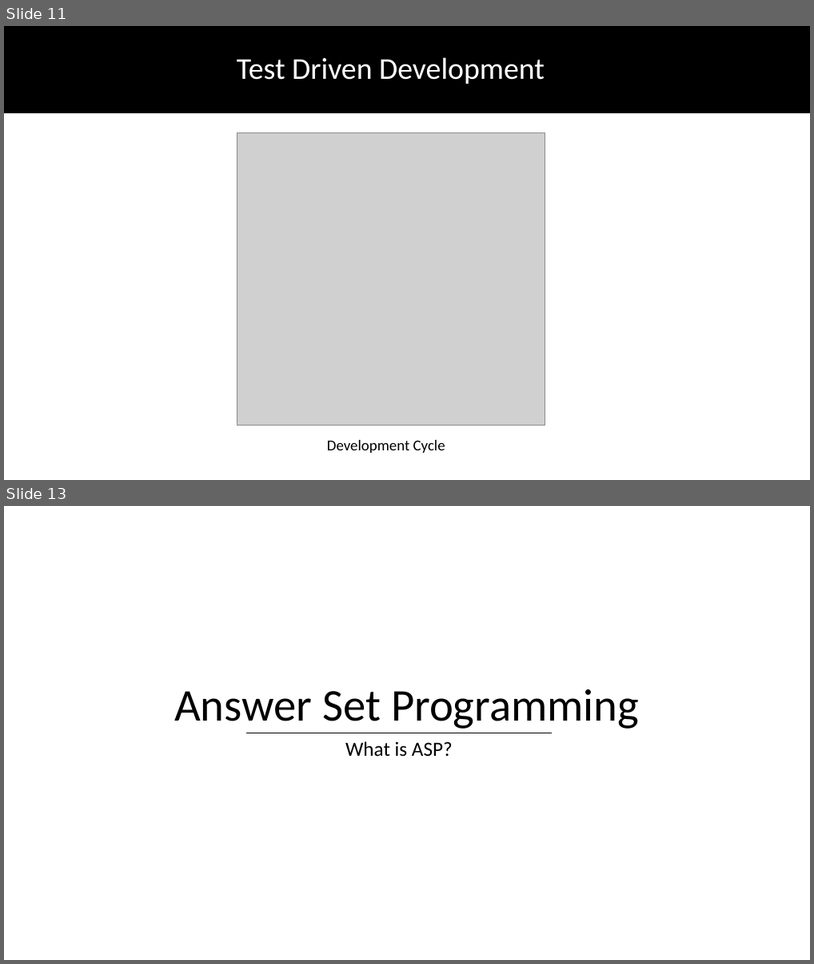
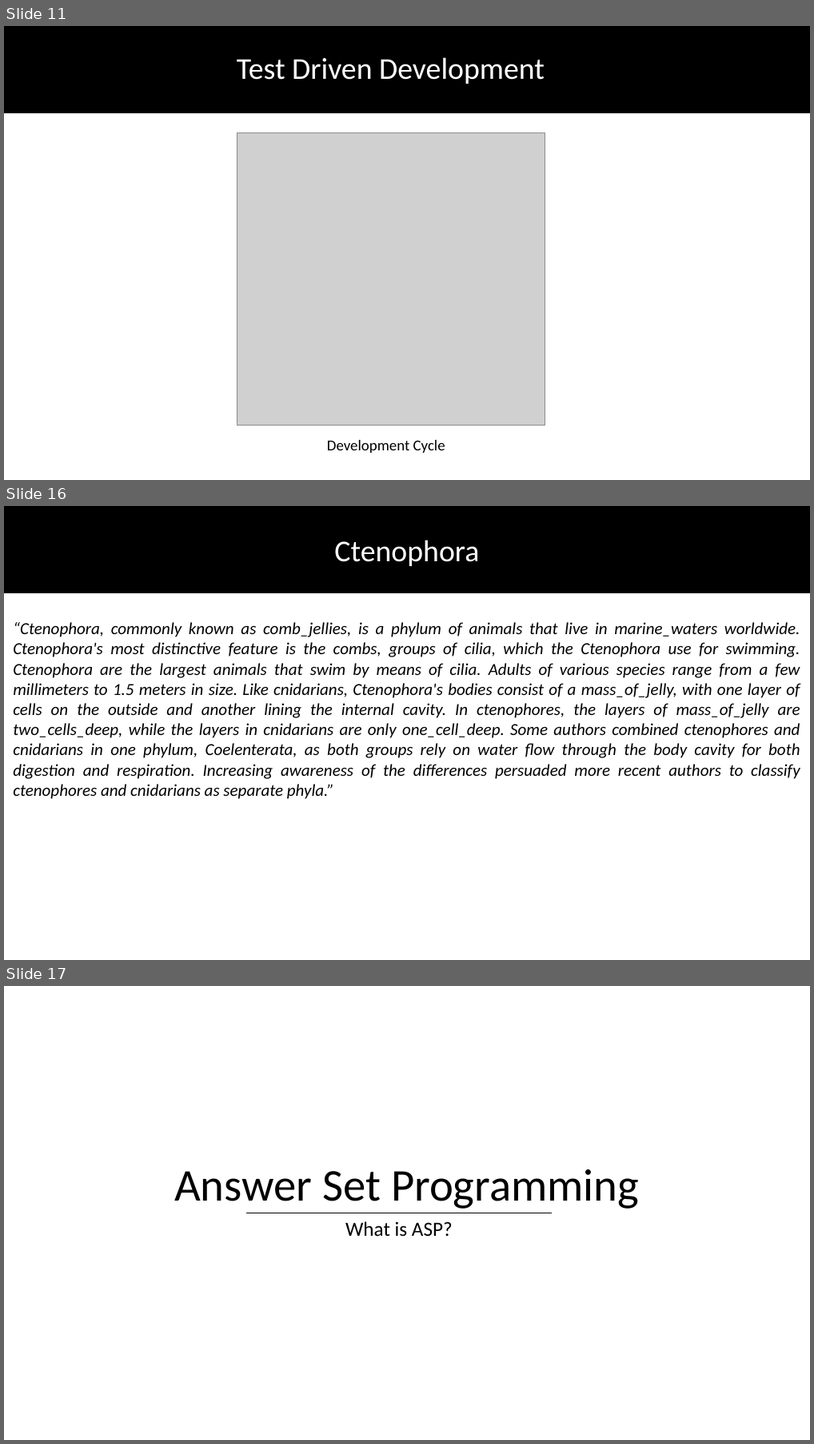
Before and after one commit to DhruvaPendharkar/thesis-project, a slide deck: Notes/ThesisPresentation.pptx. Shown one above the other, each under a label of ours: slides 11 and 13 before the commit, slides 11, 16 and 17 after it; the slides between them are not shown. The pictures are 814x964 and 814x1444 pixels, drawn with LibreOffice and Linux fonts; fonts in the diff are those of the drawing; grey boxes stand for pictures. Boxes give left, top, right and bottom in pixels: in the first picture for what was removed or moved away, otherwise in the second. Text is boxed around its words. In the diff, an @@ line names an element or a change of style, - is before the commit and + after.

```diff
--- a/Notes/ThesisPresentation.pptx
+++ b/Notes/ThesisPresentation.pptx
@@ slide 16 added at [4,506,810,960], background #FFFFFF @@
@@ rectangle added at [4,506,810,592], fill #000000, outline #000000 1 pt @@
@@ text added at [334,540,479,566], 36 pt, text #FFFFFF @@
+Ctenophora
@@ text added at [13,622,801,799], 20 pt, text #000000, italic @@
+“Ctenophora, commonly known as comb_jellies, is a phylum of animals that live in marine_waters worldwide. Ctenophora's most distinctive feature is the combs, groups of cilia, which the Ctenophora use for swimming. Ctenophora are the largest animals that swim by means of cilia. Adults of various species range from a few millimeters to 1.5 meters in size. Like cnidarians, Ctenophora's bodies consist of a mass_of_jelly, with one layer of cells on the outside and another lining the internal cavity. In ctenophores, the layers of mass_of_jelly are two_cells_deep, while the layers in cnidarians are only one_cell_deep. Some authors combined ctenophores and cnidarians in one phylum, Coelenterata, as both groups rely on water flow through the body cavity for both digestion and respiration. Increasing awareness of the differences persuaded more recent authors to classify ctenophores and cnidarians as separate phyla.”
@@ what was slide 13 is now slide 17 @@
```
Also in this commit, not shown: 1 slide changed, 3 other slides added, 5 other files.
